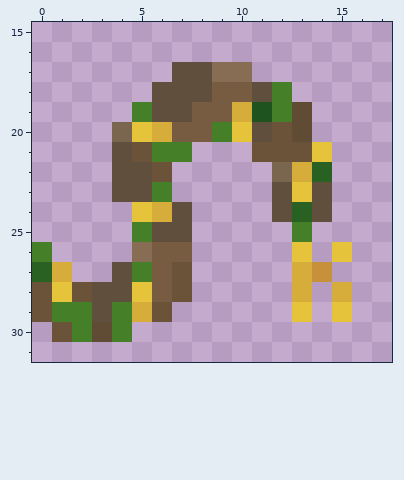
One commit to this pixel-art sprite: PawTotems/assets/minecraft/optifine/cit/kabodua/wing.png. This is how it looked before the edit.
The file is 32x32 pixels. Colours within 5 levels of each other are drawn and written as one. Shown: x 0..17, y 15..31.
Now the later version:
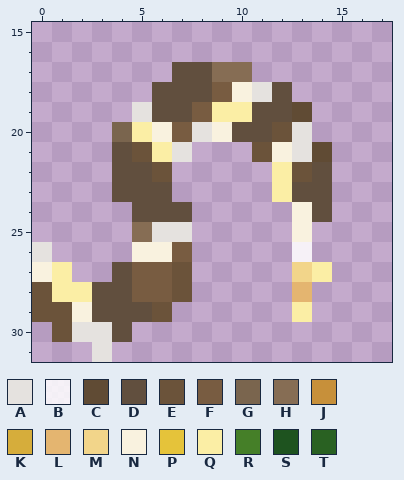
Palette (. is transparent): A #e5e2df  B #ffffffd6  C #604b34  D #614f3e  E #6b533a  F #785c41  G #7a654e  H #866d54  J #c7903a  K #d6ad3b  L #e4b570  M #f2d58a  N #f9f2df  P #e5c33a  Q #fbeea5  R #457f28  S #1e531f  T #296122
From old to new:
y 18: x 10..12 FDR -> NAD
y 19: x 5 R -> A; x 9..12 FKSR -> QQDD
y 20: x 5..6 PK -> QN; x 8..10 FRP -> AND; x 13 C -> A
y 21: x 6..7 RR -> QA; x 12..14 EEP -> NAC
y 22: x 12..14 GKT -> QED
y 23: x 6 R -> D; x 12..13 DP -> QD
y 24: x 5..6 PK -> DD; x 12..13 DT -> .N
y 25: x 5..7 RDD -> HAA; x 13 R -> N
y 26: x 0 R -> A; x 5..6 HF -> NN; x 13 P -> B; x 15 P -> .
y 27: x 0..1 TK -> NQ; x 5 R -> F; x 13..14 KJ -> MQ
y 28: x 1..2 PE -> QQ; x 5 P -> F; x 13 K -> L; x 15 K -> .
y 29: x 1..2 RR -> EN; x 4..5 RK -> DD; x 13 P -> Q; x 15 P -> .
y 30: x 2..4 RCR -> AAD
y 31: x 3 . -> A
